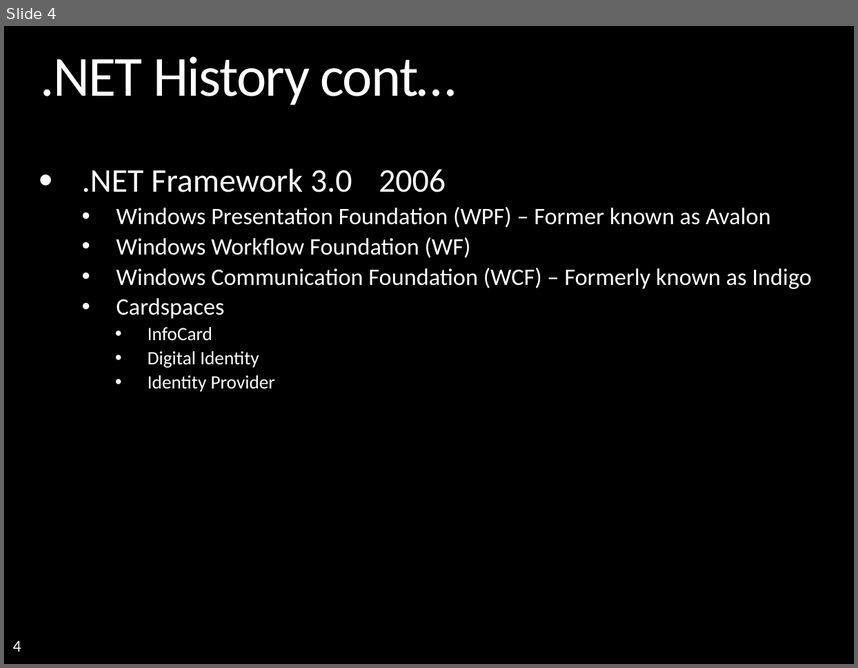
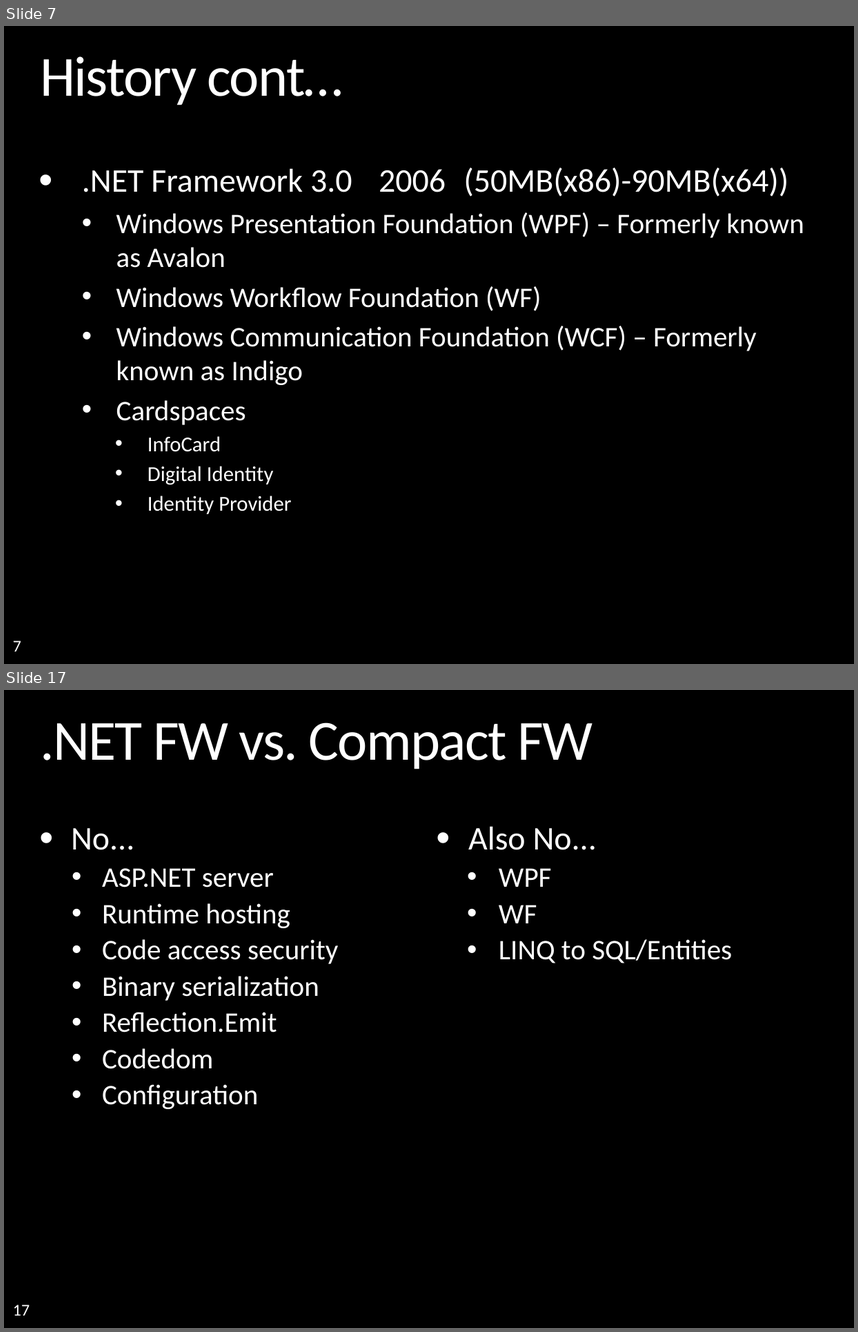
Before and after one commit to mattincode/teched2008, a slide deck: presentations/dotNET FW/TechEd - dotNET.pptx. Shown one above the other, each under a label of ours: slide 4 before the commit, slides 7 and 17 after it; the slides between them are not shown. The pictures are 858x668 and 858x1332 pixels, drawn with LibreOffice and Linux fonts; fonts in the diff are those of the drawing; background and template pictures are left out. Boxes give left, top, right and bottom in pixels: in the first picture for what was removed or moved away, otherwise in the second. Text is boxed around its words. In the diff, an @@ line names an element or a change of style, - is before the commit and + after.

```diff
--- a/presentations/dotNET FW/TechEd - dotNET.pptx
+++ b/presentations/dotNET FW/TechEd - dotNET.pptx
@@ slide 17 added at [4, 690, 854, 1328], background picture (left out); not listed: 1 template element that a slide beside it also shows @@
@@ title added at [40, 722, 593, 769], 48 pt, text #FFFFFF @@
+.NET FW vs. Compact FW
@@ text added at [71, 828, 338, 1109], 24 pt, text #FFFFFF @@
+• No...
+  • ASP.NET server
+  • Runtime hosting
+  • Code access security
+  • Binary serialization
+  • Reflection.Emit
+  • Codedom
+  • Configuration
@@ text added at [468, 826, 732, 963], 24 pt, text #FFFFFF @@
+• Also No...
+  • WPF
+  • WF
+  • LINQ to SQL/Entities
@@ what was slide 4 is now slide 7 @@
@@ slide 7 changed as well @@
@@ title at [40, 56, 343, 105]: text changed @@
-.NET History cont…
+History cont…
@@ text at [82, 167, 804, 267]: text changed; size 20 to 24 pt @@
-• .NET Framework 3.0 2006
-  • Windows Presentation Foundation (WPF) – Former known as Avalon
+• .NET Framework 3.0 2006 (50MB(x86)-90MB(x64))
+  • Windows Presentation Foundation (WPF) – Formerly known as Avalon
@@ text at [116, 286, 757, 514]: size 20 to 24 pt in "Windows Workflow Foundation (WF)", "Windows Communication Foundation (WCF) – Formerly known ...", "Cardspaces"; size 16 to 18 pt in "InfoCard", "Digital Identity", "Identity Provider"; line spacing 0.9 to 1 @@
@@ page number at [13, 640, 21, 651]: text changed @@
-4
+7
```
Also in this commit, not shown: 3 other slides changed, 18 other slides added, 2 slides removed, 1 other file.
